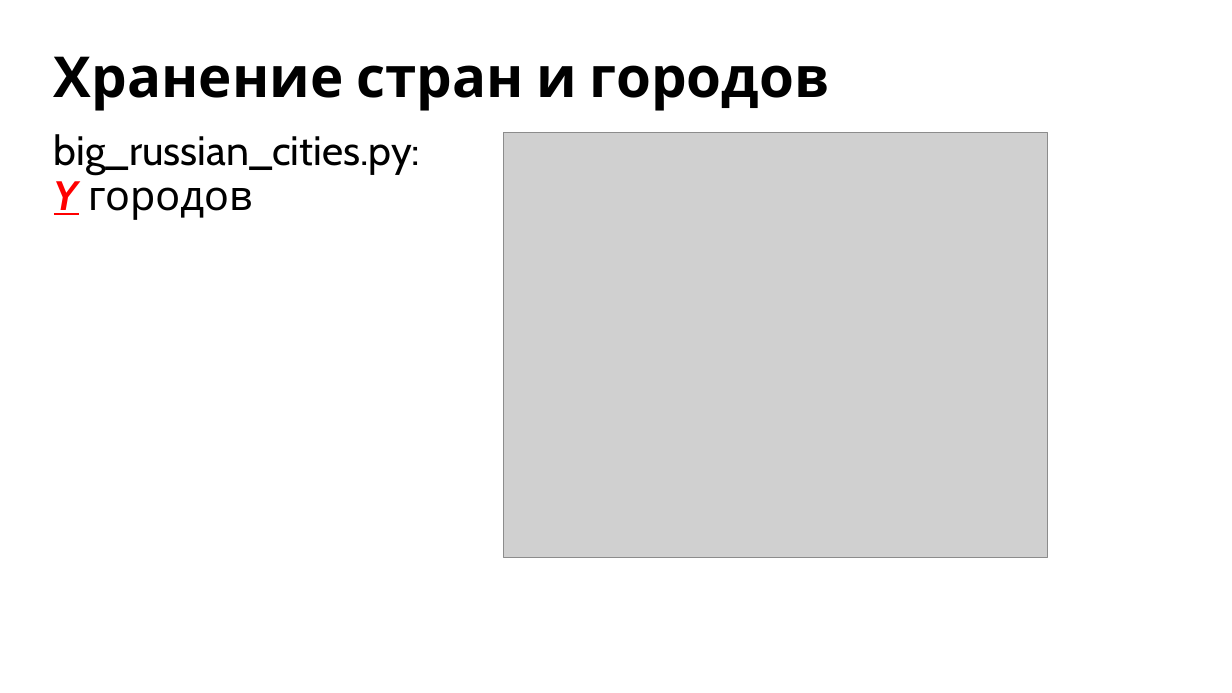
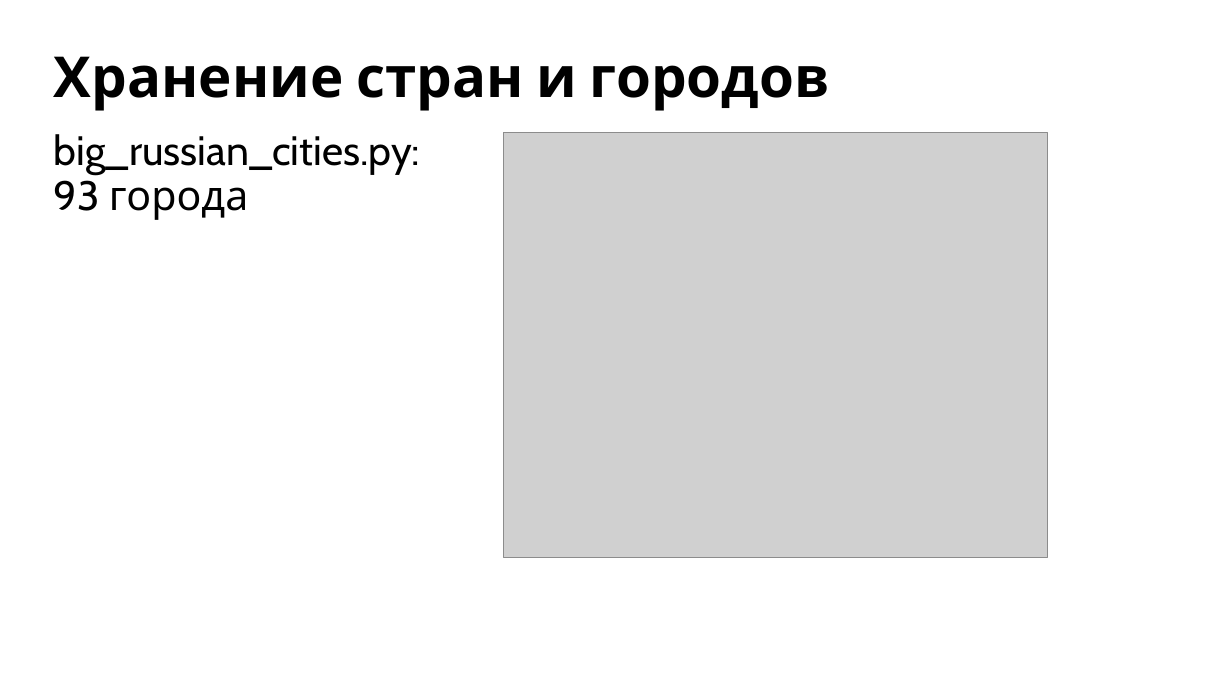
Before and after one commit to yugansonchik/GeoQuest, a slide deck: slide 9 of Презентация GeoQuest.pptx. Drawn at 1232x693 pixels with LibreOffice and Linux fonts; fonts in the diff are those of the drawing; grey boxes stand for pictures. Boxes give left, top, right and bottom in pixels: in the first picture for what was removed or moved away, otherwise in the second. Text is boxed around its words. In the diff, an @@ line names an element or a change of style, - is before the commit and + after.

```diff
--- a/Презентация GeoQuest.pptx
+++ b/Презентация GeoQuest.pptx
@@ text at box(54, 180, 248, 220): text changed @@
-Y городов
+93 города
```
Also in this commit, not shown: 1 other slide changed.
